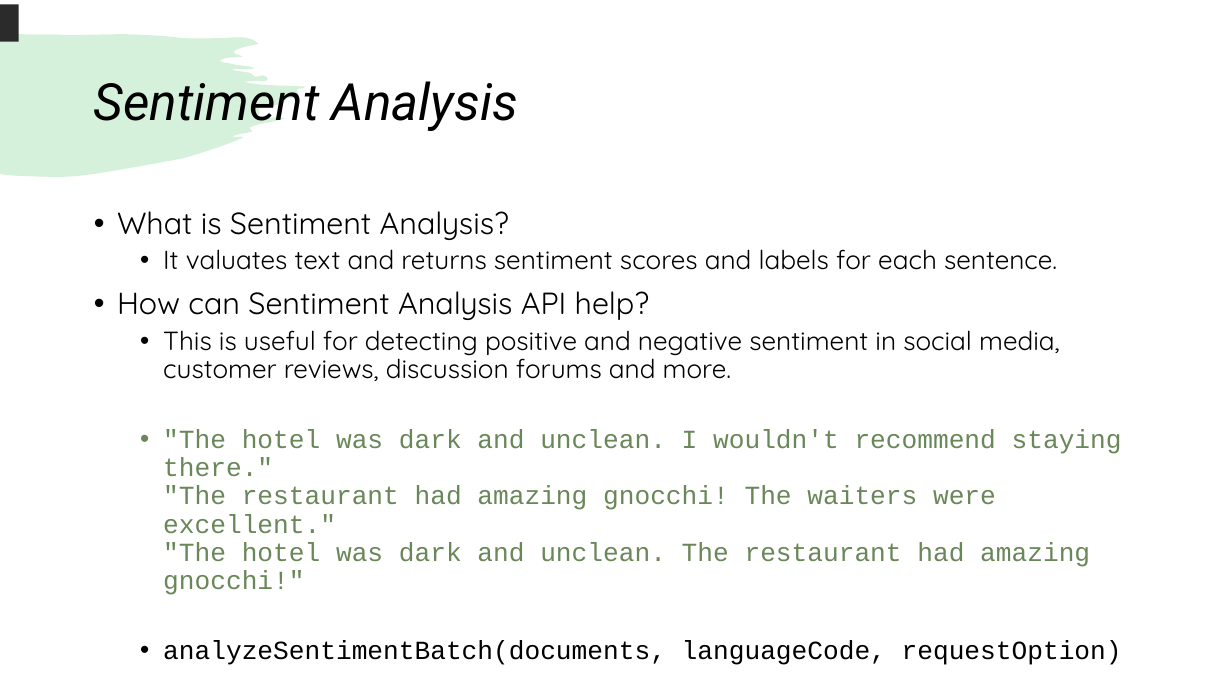
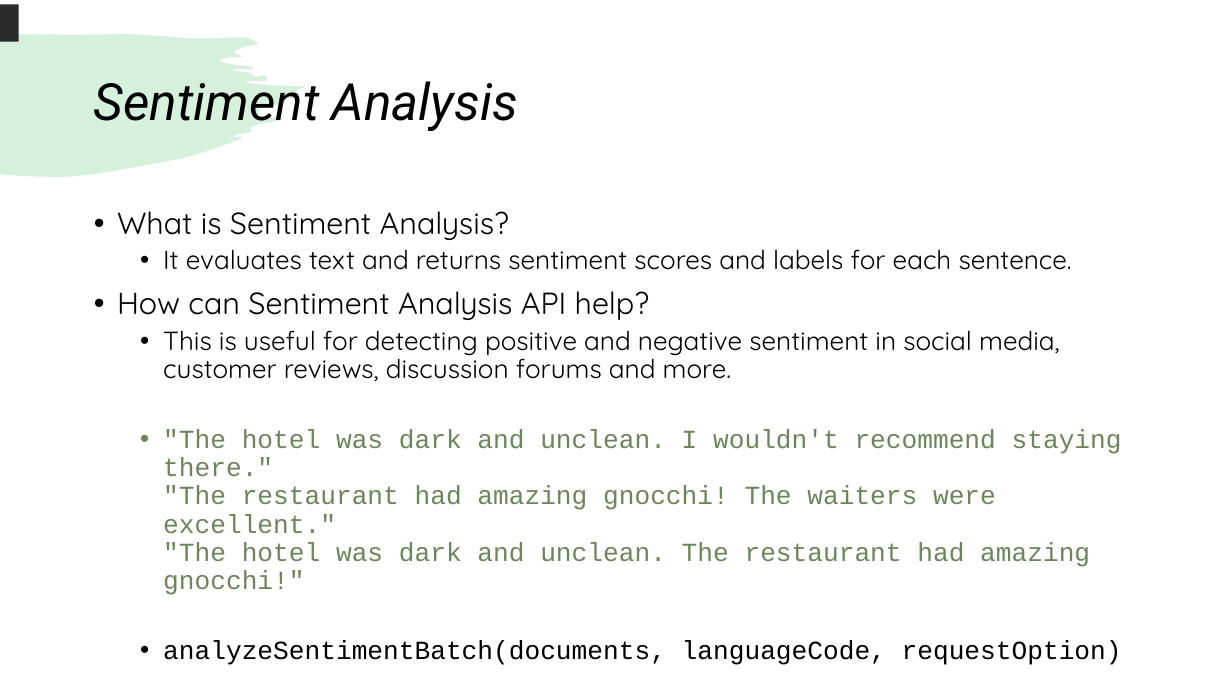
Before and after one commit to mssfang/TextAnalyticsDemo, a slide deck: slide 5 of Text Analytics SDK.pptm. Drawn at 1232x693 pixels with LibreOffice and Linux fonts; fonts in the diff are those of the drawing. Boxes give left, top, right and bottom in pixels: in the first picture for what was removed or moved away, otherwise in the second. Text is boxed around its words. In the diff, an @@ line names an element or a change of style, - is before the commit and + after.

```diff
--- a/Text Analytics SDK.pptm
+++ b/Text Analytics SDK.pptm
@@ text at (x1=163, y1=249, x2=1072, y2=270): text changed @@
-  • It valuates text and returns sentiment scores and labels for each sentence.
+  • It evaluates text and returns sentiment scores and labels for each sentence.
```
Also in this commit, not shown: 1 other slide changed, 20 other files.
